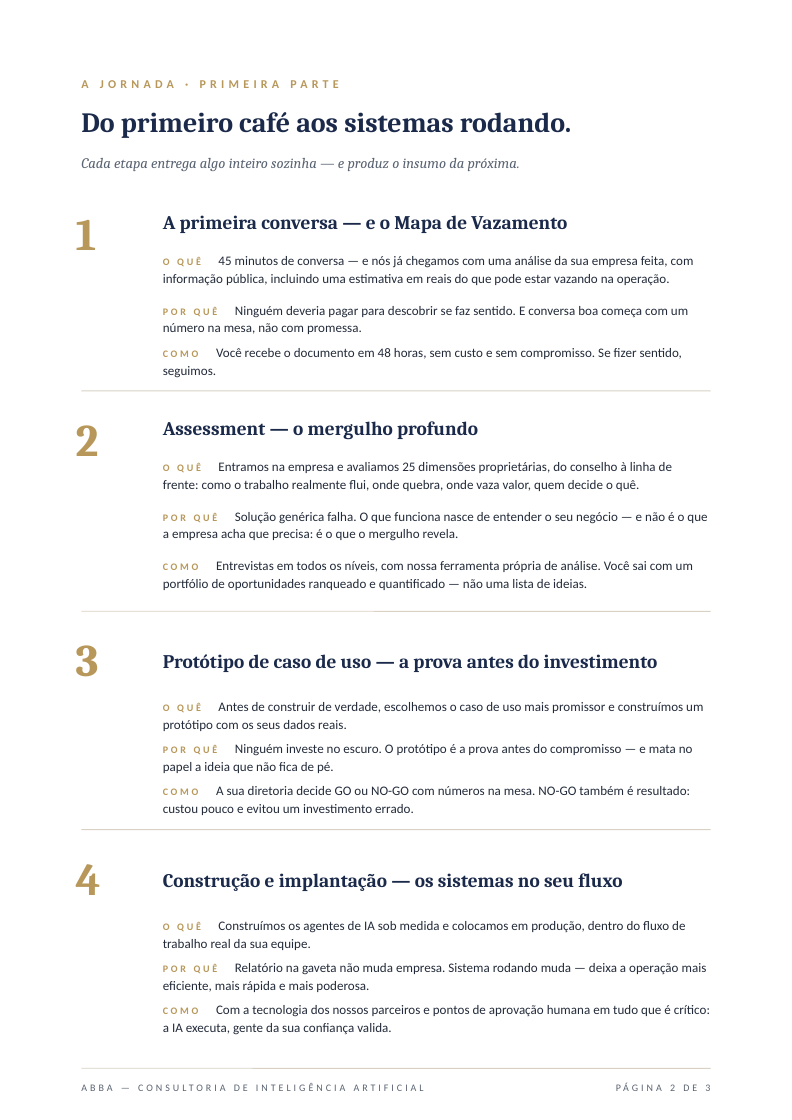
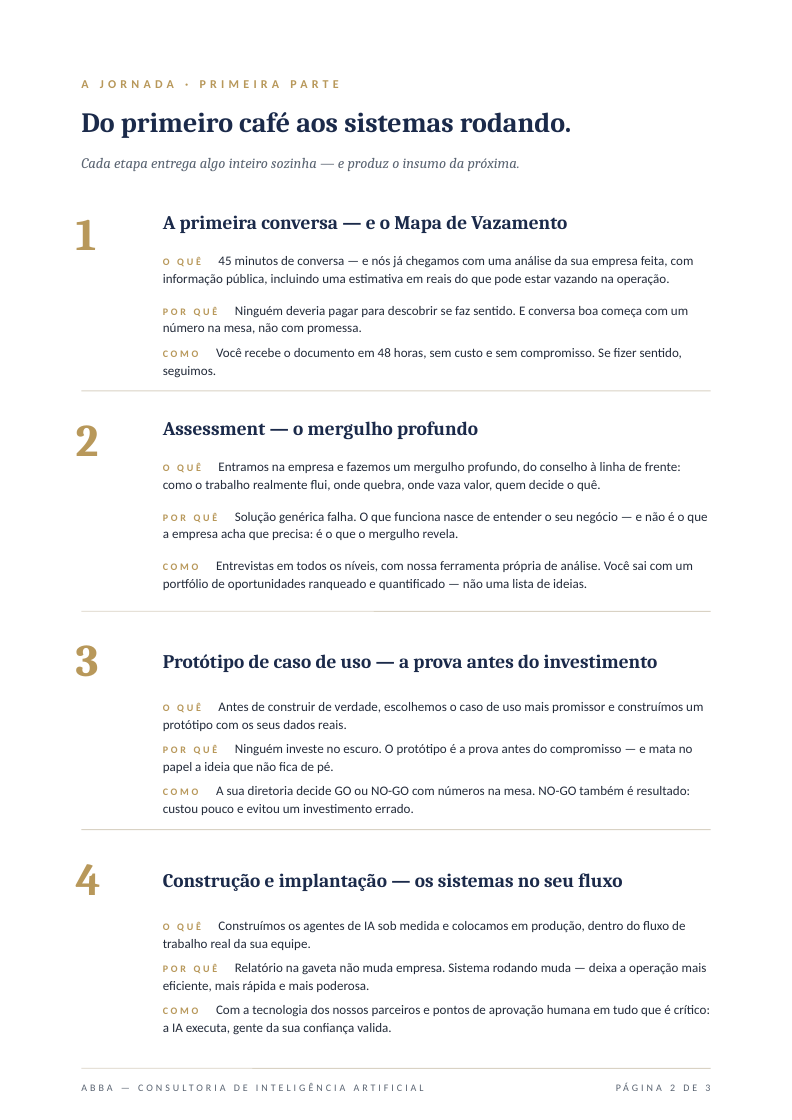
Before and after one commit to DanielMoraesCoca/abba-ops, a slide deck: slide 2 of 08-materiais/modelos/abba-apresentacao.pptx. Drawn at 792x1120 pixels with LibreOffice and Linux fonts; fonts in the diff are those of the drawing. Boxes give left, top, right and bottom in pixels: in the first picture for what was removed or moved away, otherwise in the second. Text is boxed around its words. In the diff, an @@ line names an element or a change of style, - is before the commit and + after.

```diff
--- a/08-materiais/modelos/abba-apresentacao.pptx
+++ b/08-materiais/modelos/abba-apresentacao.pptx
@@ text at box(163, 462, 681, 491): text changed @@
-O QUÊ Entramos na empresa e avaliamos 25 dimensões proprietárias, do conselho à linha de frente: como o trabalho realmente flui, onde quebra, onde vaza valor, quem decide o quê.
+O QUÊ Entramos na empresa e fazemos um mergulho profundo, do conselho à linha de frente: como o trabalho realmente flui, onde quebra, onde vaza valor, quem decide o quê.
```
Also in this commit, not shown: 2 other slides changed, 6 other files.
